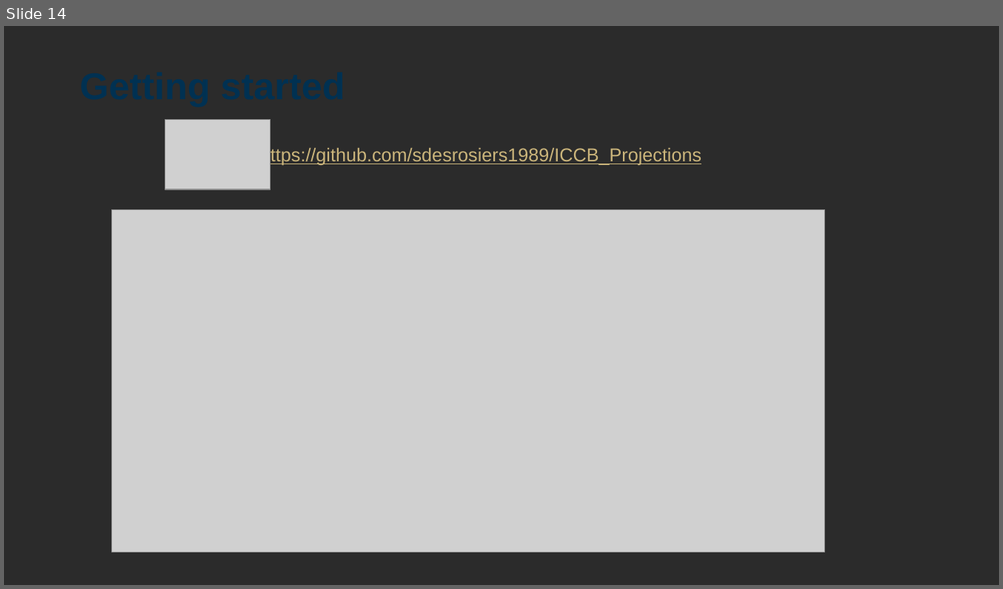
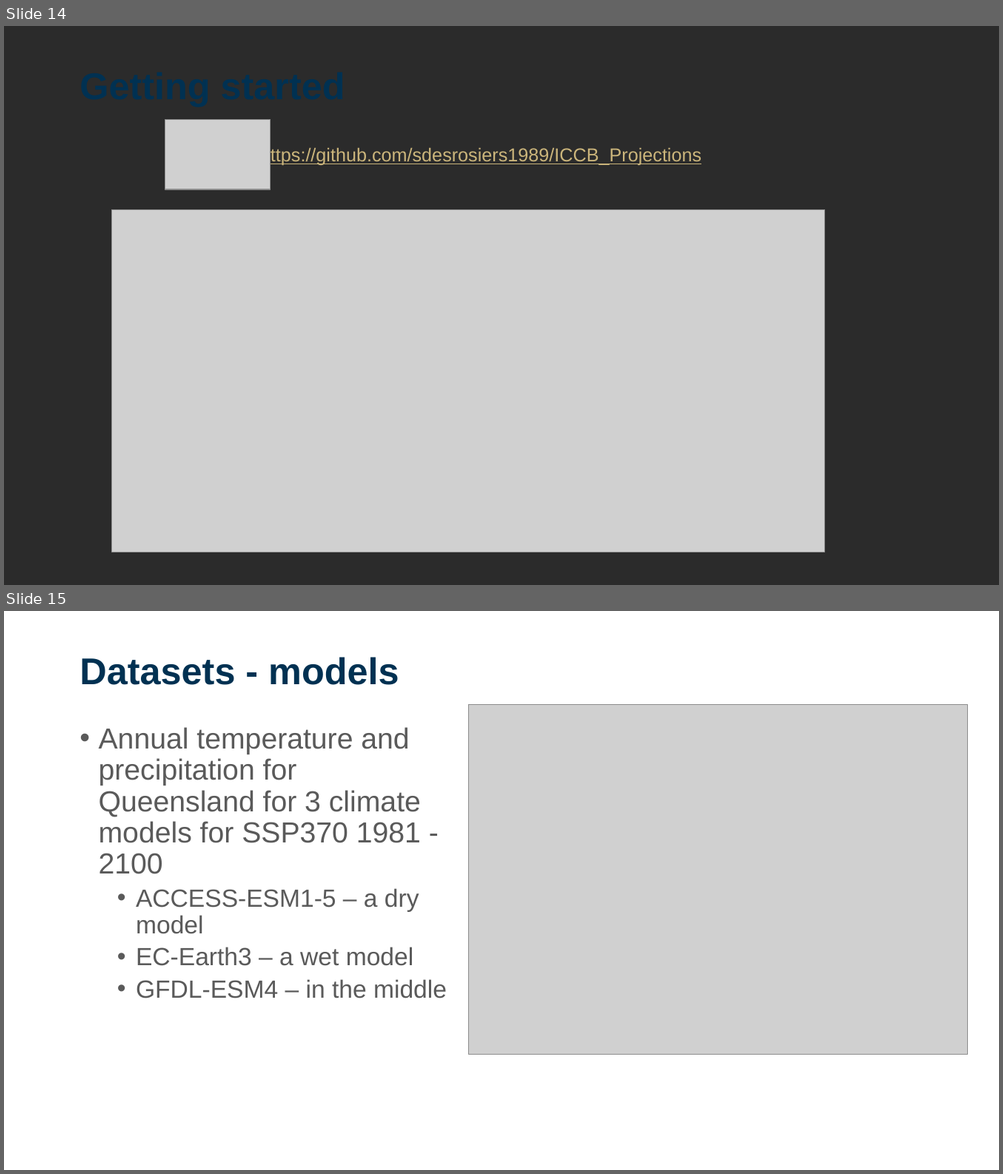
Before and after one commit to sdesrosiers1989/ICCB_Projections, a slide deck: ICCB2025_Session2_ClimateProjections.pptx. Shown one above the other, each under a label of ours: slide 14 before the commit, slides 14 and 15 after it. The pictures are 1003x589 and 1003x1174 pixels, drawn with LibreOffice and Linux fonts; fonts in the diff are those of the drawing; grey boxes stand for pictures; background and template pictures are left out; a plain dark background stands for a picture behind light text. Boxes give left, top, right and bottom in pixels: in the first picture for what was removed or moved away, otherwise in the second. Text is boxed around its words. In the diff, an @@ line names an element or a change of style, - is before the commit and + after.

```diff
--- a/ICCB2025_Session2_ClimateProjections.pptx
+++ b/ICCB2025_Session2_ClimateProjections.pptx
@@ slide 15 added at (x1=4, y1=611, x2=999, y2=1170), background picture (left out) @@
@@ title added at (x1=79, y1=657, x2=398, y2=685), 36 pt, text #003152, bold @@
+Datasets - models
@@ picture added at (x1=469, y1=704, x2=967, y2=1055) @@
@@ text added at (x1=99, y1=727, x2=447, y2=999), 28 pt, text #5A5A5A @@
+• Annual temperature and precipitation for Queensland for 3 climate models for SSP370 1981 - 2100
+  • ACCESS-ESM1-5 – a dry model
+  • EC-Earth3 – a wet model
+  • GFDL-ESM4 – in the middle
```
Also in this commit, not shown: 6 other slides added.
